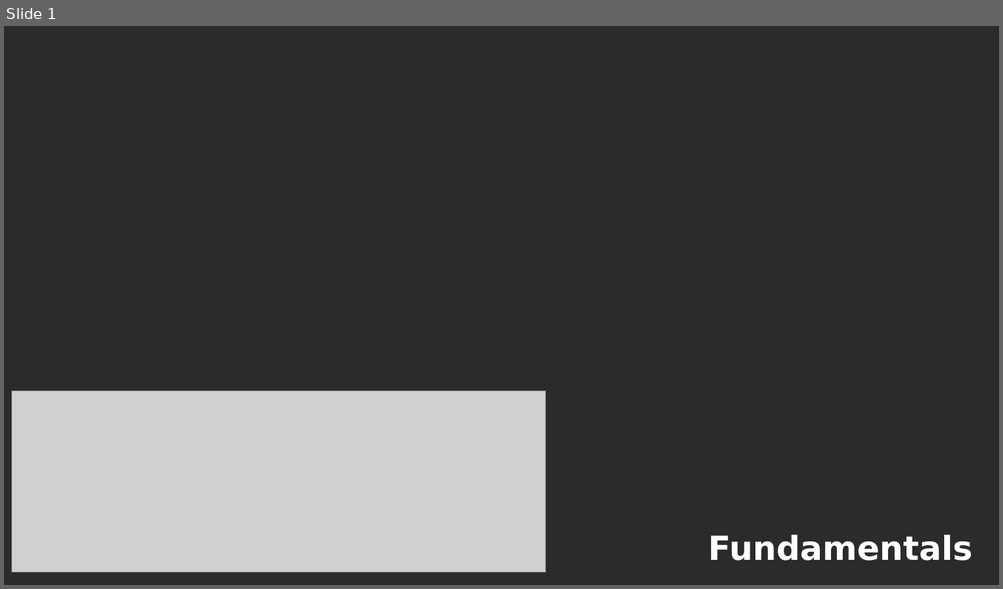
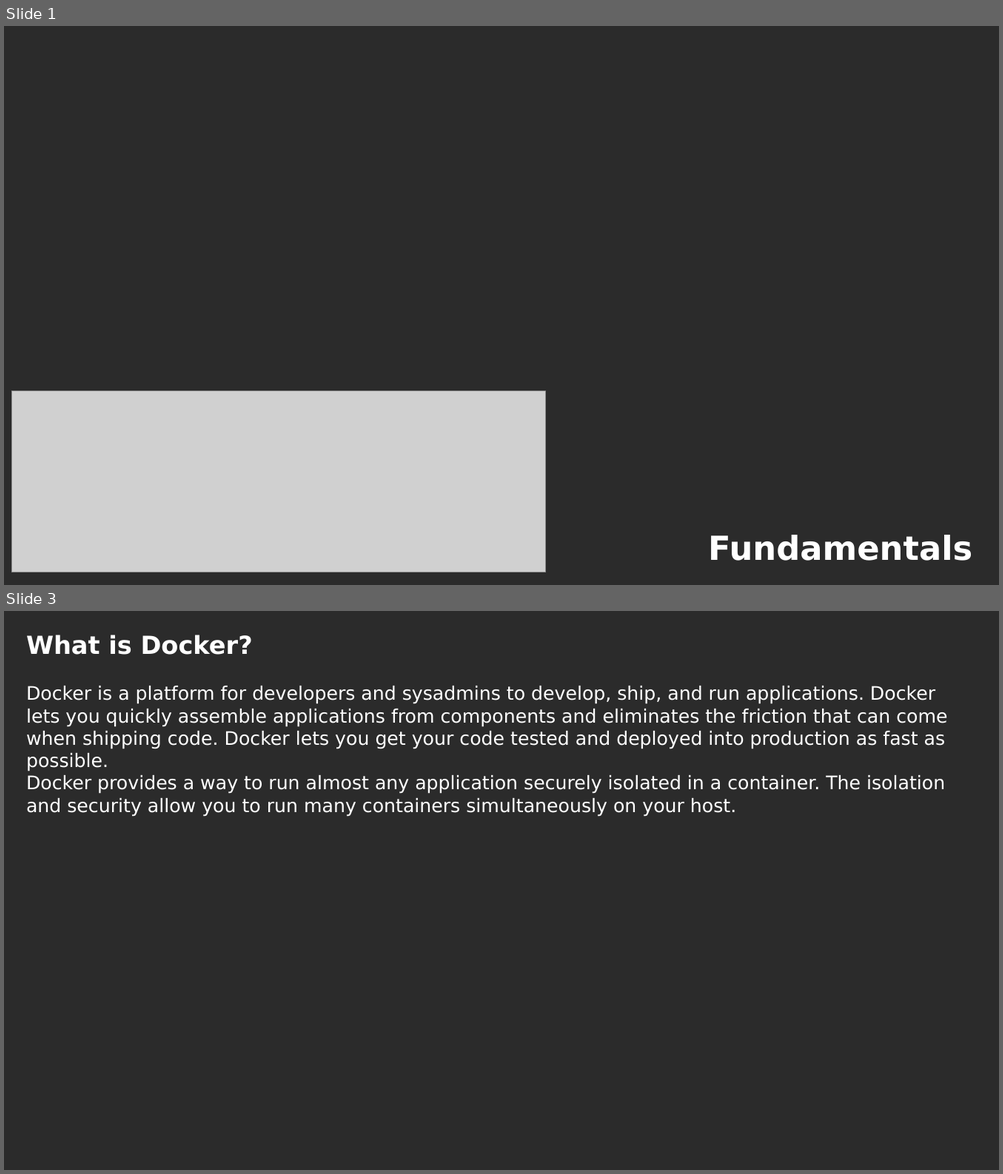
Before and after one commit to luisnabais-courses/course_docker, a slide deck: slides/course_slides.odp. Shown one above the other, each under a label of ours: slide 1 before the commit, slides 1 and 3 after it; the slides between them are not shown. The pictures are 1003x589 and 1003x1174 pixels, drawn with LibreOffice and Linux fonts; fonts in the diff are those of the drawing; grey boxes stand for pictures; background and template pictures are left out; a plain dark background stands for a picture behind light text. Boxes give left, top, right and bottom in pixels: in the first picture for what was removed or moved away, otherwise in the second. Text is boxed around its words. In the diff, an @@ line names an element or a change of style, - is before the commit and + after.

```diff
--- a/slides/course_slides.odp
+++ b/slides/course_slides.odp
@@ slide 3 added at bbox=[4, 611, 999, 1170], background picture (left out) @@
@@ text added at bbox=[26, 635, 947, 817], 18 pt, text #FFFFFF @@
+What is Docker?
+Docker is a platform for developers and sysadmins to develop, ship, and run applications. Docker lets you quickly assemble applications from components and eliminates the friction that can come when shipping code. Docker lets you get your code tested and deployed into production as fast as possible.
+Docker provides a way to run almost any application securely isolated in a container. The isolation and security allow you to run many containers simultaneously on your host.
```
Also in this commit, not shown: 2 slides changed, 2 other slides added, 1 slide removed.
